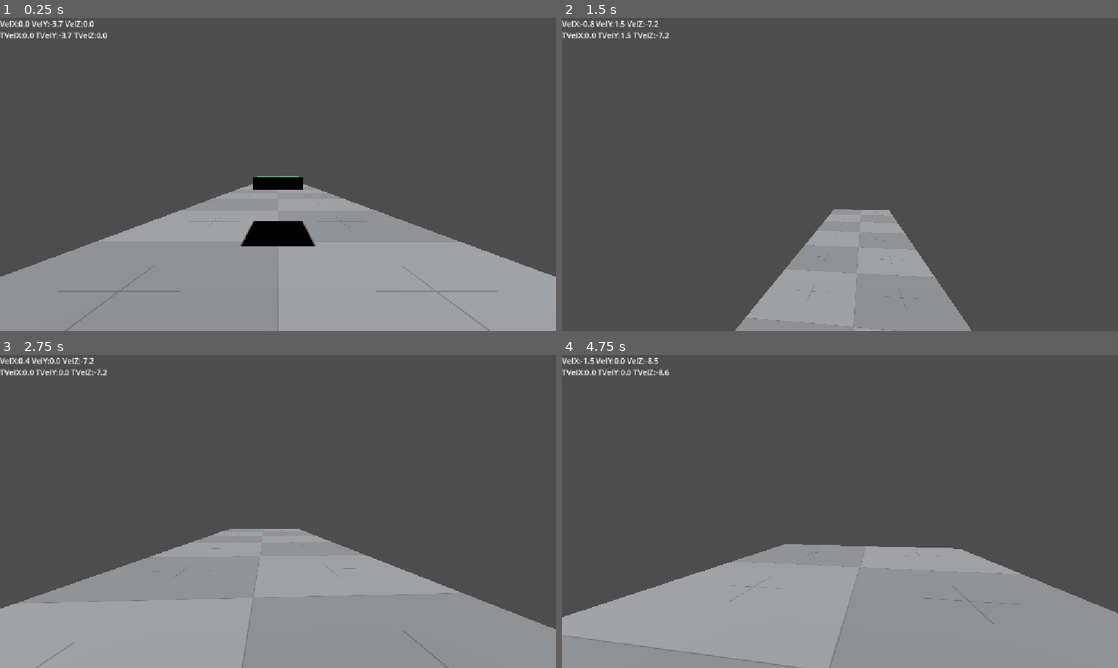
Above: before the commit, frames 1-4 (two rows, left to right).
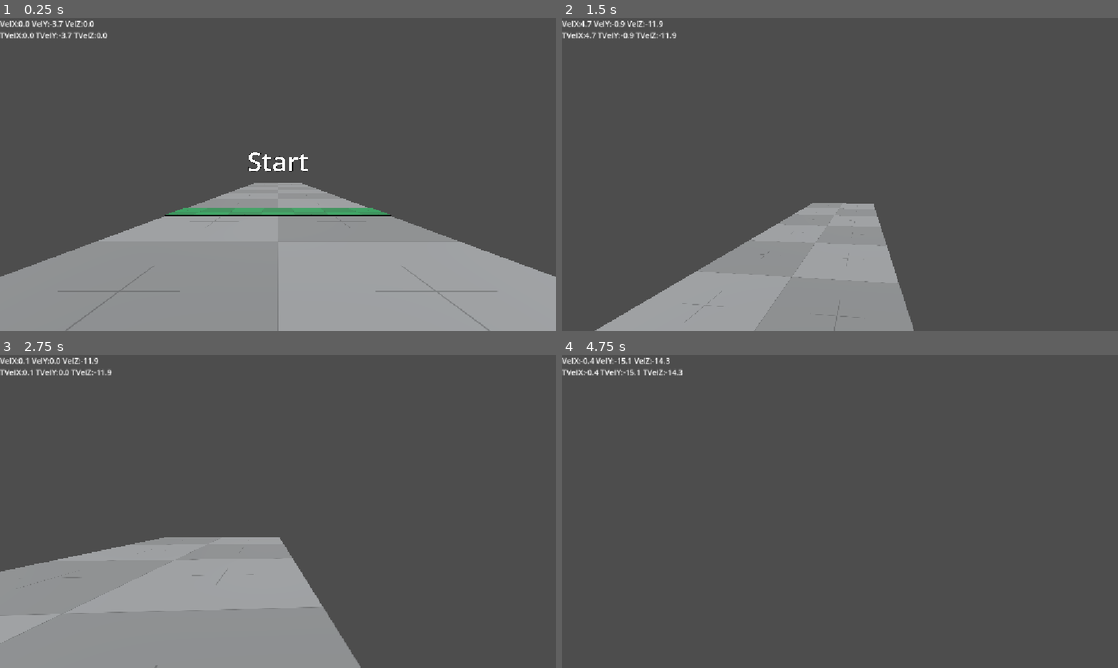
Above: after the commit, the same moments.

Repository: V3AI-Seven/processing-assignments-10
Game: Godot game, scene res://scenes/projects/time_trials.tscn
The game is run twice, just before and just after one commit, with the same random seed, the same clock (stepped at 60 frames per second) and the same inputs. This scene is started directly instead of the project's main scene.
Inputs (mouse positions are in pixels of both pictures, inside the frame that each line leads up to):
- Up to frame 1 (0.25 s): no input
- Up to frame 2 (1.5 s): tap Enter at 0.5 s; move the mouse to (867, 174) at 0.52 s; hold W from 0.53 s (still down); tap Space at 0.77 s; move the mouse to (812, 174) at 1.27 s
- Up to frame 3 (2.75 s): keep holding W; tap Space at 1.52 s; move the mouse to (289, 505) at 2.02 s
- Up to frame 4 (4.75 s): keep holding W; move the mouse to (834, 517) at 2.77 s; tap Space at 3.02, 3.77, 4.52 s; move the mouse to (878, 514) at 3.52 s; move the mouse to (795, 508) at 4.27 s

The runs differ from the first frame. In frame 1, 2.6% of the frame differs, in the area x 29-71%, y 42-74%; in frame 2, 9.2%; in frame 3, 15%; in frame 4, 32%, in the area x 0-100%, y 0-100%.
Error before the commit: Invalid call. Nonexistent function 'multiply_all_velocity (via call)' in base 'StaticBody3D (boost_pad.gd)'. (res://scripts/TimeTrials/boost_pad.gd:8)

Commit message:
Movement is not done, apparently, needs fixing

Diff:
--- a/scenes/projects/time_trials.tscn
+++ b/scenes/projects/time_trials.tscn
@@ -1,9 +1,10 @@
-[gd_scene load_steps=15 format=3 uid="uid://c4vm034v8x0b5"]
+[gd_scene load_steps=17 format=3 uid="uid://c4vm034v8x0b5"]
 
 [ext_resource type="Script" uid="uid://bi153785iu53y" path="res://scripts/TimeTrials/player.gd" id="1_mvp68"]
 [ext_resource type="Texture2D" uid="uid://nlleb1gm5roe" path="res://TemplateMedia/CubeAssets/PNG/Green/texture_10.png" id="2_hprxx"]
 [ext_resource type="Texture2D" uid="uid://d157yr2s7j8t1" path="res://TemplateMedia/CubeAssets/PNG/Light/texture_08.png" id="2_yb1jc"]
 [ext_resource type="Script" uid="uid://dovdijvt6rdoe" path="res://scripts/TimeTrials/boost_pad.gd" id="3_iwb4k"]
+[ext_resource type="Script" uid="uid://cg4q403hac1ud" path="res://scripts/TimeTrials/starting_line.gd" id="3_nlo2j"]
 
 [sub_resource type="StandardMaterial3D" id="StandardMaterial3D_nlo2j"]
 albedo_texture = ExtResource("2_yb1jc")
@@ -25,24 +26,29 @@
 size = Vector3(10, 1, 48)
 
 [sub_resource type="BoxShape3D" id="BoxShape3D_iwb4k"]
-size = Vector3(2, 0.5, 2)
+size = Vector3(10, 0.5, 2)
 
 [sub_resource type="StandardMaterial3D" id="StandardMaterial3D_hprxx"]
 albedo_texture = ExtResource("2_hprxx")
-uv1_scale = Vector3(1, 2, 1)
+uv1_scale = Vector3(10, 1.5, 1)
+uv1_offset = Vector3(0.25, 0, 0)
 
 [sub_resource type="BoxMesh" id="BoxMesh_iwb4k"]
 material = SubResource("StandardMaterial3D_hprxx")
-size = Vector3(2, 0.5, 2)
+size = Vector3(10, 0.5, 2)
 
 [sub_resource type="BoxShape3D" id="BoxShape3D_nlo2j"]
-size = Vector3(2, 1, 2)
+size = Vector3(10, 1, 2)
+
+[sub_resource type="BoxShape3D" id="BoxShape3D_5f3ed"]
+size = Vector3(11, 6, 1)
 
 [node name="TimeTrials" type="Node3D"]
 
 [node name="Player" type="CharacterBody3D" parent="."]
 transform = Transform3D(1, 0, 0, 0, 1, 0, 0, 0, 1, 0, 2, 0)
 script = ExtResource("1_mvp68")
+metadata/IsPlayer = true
 
 [node name="MeshInstance3D" type="MeshInstance3D" parent="Player"]
 mesh = SubResource("CapsuleMesh_mvp68")
@@ -88,21 +94,40 @@
 transform = Transform3D(1, 0, 0, 0, -0.8660254, 0.50000006, 0, -0.50000006, -0.8660254, 0, 14, -22)
 shadow_enabled = true
 
-[node name="BoostPad" type="StaticBody3D" parent="."]
-transform = Transform3D(1, 0, 0, 0, 1, 0, 0, 0, 1, 0, 2, -9)
+[node name="StartingLine" type="Node3D" parent="."]
+transform = Transform3D(1, 0, 0, 0, 1, 0, 0, 0, 1, 0, 0, -10)
+script = ExtResource("3_nlo2j")
+
+[node name="BoostPad" type="StaticBody3D" parent="StartingLine"]
+transform = Transform3D(1, 0, 0, 0, 0.99999994, 0, 0, 0, 0.99999994, -4, 0.3029402, -9.536743e-07)
 script = ExtResource("3_iwb4k")
 metadata/BoostMultiplier = 2.0
 
-[node name="CollisionShape3D" type="CollisionShape3D" parent="BoostPad"]
+[node name="CollisionShape3D" type="CollisionShape3D" parent="StartingLine/BoostPad"]
+transform = Transform3D(1, 0, 0, 0, 0.9999966, 0, 0, 0, 0.9999966, 4, 0, 0)
 shape = SubResource("BoxShape3D_iwb4k")
 
-[node name="MeshInstance3D" type="MeshInstance3D" parent="BoostPad"]
+[node name="MeshInstance3D" type="MeshInstance3D" parent="StartingLine/BoostPad"]
+transform = Transform3D(1, 0, 0, 0, 1, 0, 0, 0, 1, 4, 0, 0)
 mesh = SubResource("BoxMesh_iwb4k")
 
-[node name="Area3D" type="Area3D" parent="BoostPad"]
+[node name="Area3D" type="Area3D" parent="StartingLine/BoostPad"]
 
-[node name="CollisionShape3D" type="CollisionShape3D" parent="BoostPad/Area3D"]
-transform = Transform3D(1, 0, 0, 0, 1, 0, 0, 0, 1, 0, 0.5, 0)
+[node name="CollisionShape3D" type="CollisionShape3D" parent="StartingLine/BoostPad/Area3D"]
+transform = Transform3D(1, 0, 0, 0, 0.9999937, 0, 0, 0, 0.9999937, 4, 0.49999994, 0)
 shape = SubResource("BoxShape3D_nlo2j")
 
-[connection signal="body_entered" from="BoostPad/Area3D" to="BoostPad" method="boost_player"]
+[node name="StartLabel" type="Label3D" parent="StartingLine"]
+transform = Transform3D(1, 0, 0, 0, 1, 0, 0, 0, 1, 0, 3, 0)
+double_sided = false
+text = "Start"
+font_size = 256
+
+[node name="StartTrigger" type="Area3D" parent="StartingLine"]
+
+[node name="CollisionShape3D" type="CollisionShape3D" parent="StartingLine/StartTrigger"]
+transform = Transform3D(1, 0, 0, 0, 1, 0, 0, 0, 1, 0, 2.5, 0)
+shape = SubResource("BoxShape3D_5f3ed")
+
+[connection signal="body_exited" from="StartingLine/BoostPad/Area3D" to="StartingLine/BoostPad" method="boost_player"]
+[connection signal="body_entered" from="StartingLine/StartTrigger" to="StartingLine" method="start_game"]
--- a/scripts/TimeTrials/boost_pad.gd
+++ b/scripts/TimeTrials/boost_pad.gd
@@ -4,5 +4,6 @@
 func _ready() -> void:
 	boost_multiplier = get_meta("BoostMultiplier")
 
-func boost_player(object:Node3D) -> void:
-	object.call("multiply_all_velocity",boost_multiplier)
+func boost_player(object:Node3D) -> void: #linked with signals
+	if object.has_meta("IsPlayer") and object.get_meta("IsPlayer") == true:
+		object.call("multiply_all_velocity",boost_multiplier)
--- a/scripts/TimeTrials/player.gd
+++ b/scripts/TimeTrials/player.gd
@@ -4,11 +4,11 @@
 
 const mouse_sensitivity = 0.002
 
-const sprint_acceleration = 1.5 # running acceleration in m/s
-const max_sprint_speed = 5 # in m/s
+const sprint_acceleration = 2.5 # running acceleration in m/s
+const max_sprint_speed = 9 # in m/s
 const air_sprint_speed = 1.5 # speed in m/s
 
-const jump_velocity = 10 #no clue what this is measured in or why this seems good
+const jump_velocity = 8 #no clue what this is measured in or why this seems good
 const gravity = 15 #in m/s
 
 var target_velocity = Vector3.ZERO
@@ -85,6 +85,7 @@
 	if Input.is_key_pressed(KEY_D):
 		target_acceleration.x += applied_acceleration
 
+	target_acceleration = target_acceleration.rotated(Vector3.UP,rotation.y) # TODO: this is wrong, needs fixing to rotate properly
 	#z axis movement application, caps running speed to not add speed if we are more than the max speed
 	if abs(target_velocity.z) < max_sprint_speed or sign(target_acceleration.z) != sign(target_velocity.z):
 		target_velocity.z += target_acceleration.z
@@ -111,7 +112,7 @@
 		velocity_increase = Vector3.ZERO
 
 	velocity = target_velocity
-	velocity = velocity.rotated(Vector3.UP,rotation.y)
+	#velocity = velocity.rotated(Vector3.UP,rotation.y)
 
 	update_velocity_feed()
 	move_and_slide()
--- /dev/null
+++ b/scripts/TimeTrials/starting_line.gd
@@ -0,0 +1,8 @@
+extends Node3D
+
+signal game_start()
+
+func start_game(object:Node3D) -> void: #linked with signal to area
+	if object.has_meta("IsPlayer") and object.get_meta("IsPlayer") == true:
+		print("clock started")
+		game_start.emit()
Not shown, added: scripts/TimeTrials/starting_line.gd.uid
